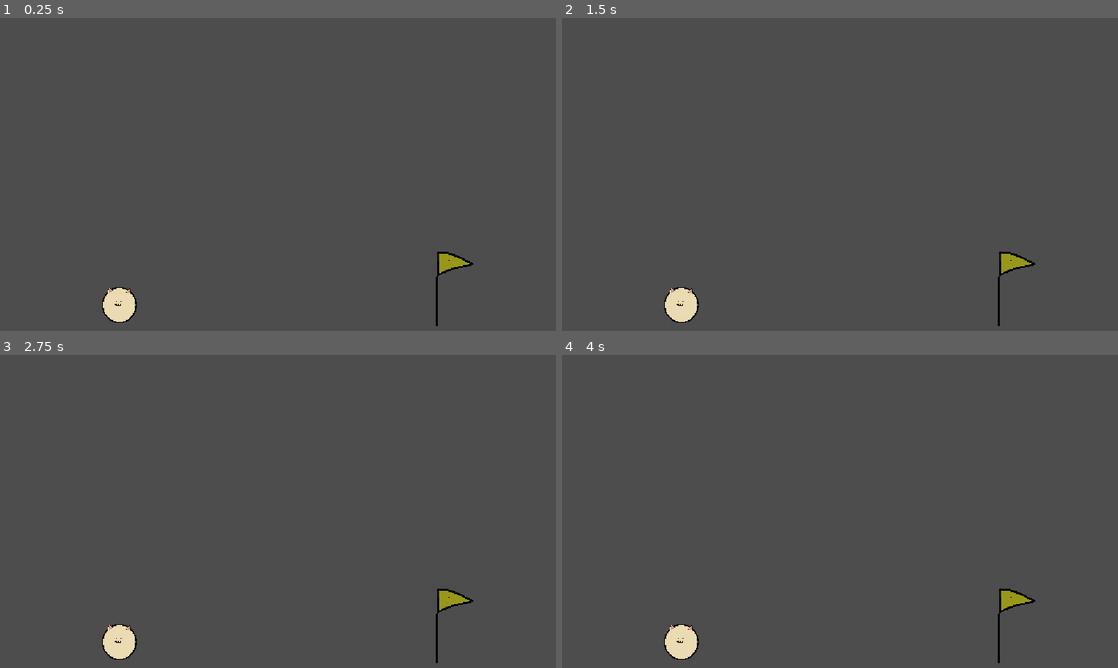
Above: before the commit, frames 1-4 (two rows, left to right).
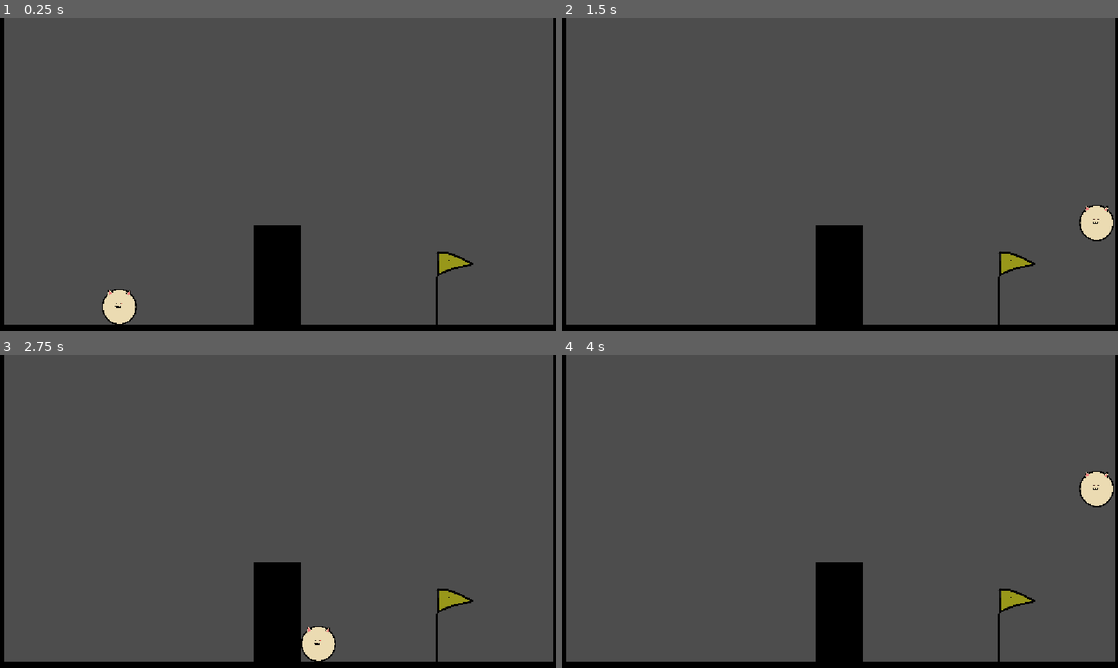
Above: after the commit, the same moments.

Repository: TGYT-Dev/haven
Game: Godot game, scene res://level1.tscn
Two runs of this game, one before a commit and one after it. Both use one fixed random seed, a clock stepped at 60 frames per second and the inputs below.
Inputs:
- Up to frame 1 (0.25 s): no input
- Up to frame 2 (1.5 s): tap Enter (ui_accept) at 0.5, 0.6, 0.77, 1.07, 1.35 s; hold Right (ui_right) from 0.53 s (still down)
- Up to frame 3 (2.75 s): tap Enter (ui_accept) at 1.52, 1.82, 2.1 s; release Right (ui_right) at 2.03 s; hold Left (ui_left) from 2.03 s (still down)
- Up to frame 4 (4 s): tap Enter (ui_accept) at 2.75, 2.85, 3.02, 3.32, 3.6, 3.77 s; release Left (ui_left) at 2.78 s; hold Right (ui_right) from 2.78 s (still down)

The runs differ from the first frame. In frame 1, 6.1% of the frame differs, in the area x 0-100%, y 0-100%; in frame 2, 7.1%; in frame 3, 7.1%; in frame 4, 7.1%.
Error before the commit: Parse Error: Member "velocity" redefined (original in native class 'CharacterBody2D') (res://cat_ball.gd:6)
Error after the commit: Invalid operands 'String' and 'int' in operator '+'. (res://area_2d.gd:9)

Commit message:
;skjf;klj

Diff:
--- a/area_2d.gd
+++ b/area_2d.gd
@@ -2,8 +2,11 @@
 
 var levelNum = 1
 
+
+
 func _on_body_entered(body: Node2D) -> void:
 	levelNum += 1
+	get_tree().change_scene_to_file("res://level"+levelNum)
 
 func _ready() -> void:
 	if not self.body_entered.is_connected(_on_body_entered):
--- a/cat_ball.gd
+++ b/cat_ball.gd
@@ -3,13 +3,19 @@
 
 const SPEED = 300.0
 const JUMP_VELOCITY = -400.0
-var velocity = 0
-
-func bounce():
-	velocity = velocity * 0.9
-	self.rotate(180)
 
 
 func _physics_process(delta: float) -> void:
-	if is_zero_approx(velocity):
-		velocity = 0
+	if not is_on_floor():
+		velocity += get_gravity() * delta
+
+	if Input.is_action_just_pressed("ui_accept") and is_on_floor():
+		velocity.y = JUMP_VELOCITY
+
+	var direction := Input.get_axis("ui_left", "ui_right")
+	if direction:
+		velocity.x = direction * SPEED
+	else:
+		velocity.x = move_toward(velocity.x, 0, SPEED)
+
+	move_and_slide()
--- a/level1.tscn
+++ b/level1.tscn
@@ -8,7 +8,7 @@
 size = Vector2(300, 20)
 
 [sub_resource type="RectangleShape2D" id="RectangleShape2D_dopym"]
-size = Vector2(25, 236.5)
+size = Vector2(25, 360.5)
 
 [sub_resource type="RectangleShape2D" id="RectangleShape2D_ootpb"]
 size = Vector2(25, 74.5)
@@ -26,12 +26,44 @@
 shape = SubResource("RectangleShape2D_dopym")
 
 [node name="CollisionShape2D3" type="CollisionShape2D" parent="StaticBody2D" unique_id=825138710]
-position = Vector2(162, -107.75)
+position = Vector2(162, -169.75)
 shape = SubResource("RectangleShape2D_dopym")
 
 [node name="CollisionShape2D4" type="CollisionShape2D" parent="StaticBody2D" unique_id=1103386741]
 position = Vector2(0, -26.75)
 shape = SubResource("RectangleShape2D_ootpb")
+
+[node name="ColorRect" type="ColorRect" parent="StaticBody2D" unique_id=759744819]
+offset_left = -175.0
+offset_top = -10.0
+offset_right = -135.0
+offset_bottom = 30.0
+scale = Vector2(8.76, 1)
+color = Color(0, 0, 0, 1)
+
+[node name="ColorRect2" type="ColorRect" parent="StaticBody2D" unique_id=1938691216]
+offset_left = -175.0
+offset_top = -10.0
+offset_right = -135.0
+offset_bottom = 30.0
+scale = Vector2(0.63659275, -6.760406)
+color = Color(0, 0, 0, 1)
+
+[node name="ColorRect3" type="ColorRect" parent="StaticBody2D" unique_id=197482367]
+offset_left = 150.0
+offset_top = -8.0
+offset_right = 190.0
+offset_bottom = 32.0
+scale = Vector2(0.63659275, -6.760406)
+color = Color(0, 0, 0, 1)
+
+[node name="ColorRect4" type="ColorRect" parent="StaticBody2D" unique_id=508376428]
+offset_left = -13.000001
+offset_top = 206.0
+offset_right = 27.0
+offset_bottom = 246.0
+scale = Vector2(0.63659275, -6.760406)
+color = Color(0, 0, 0, 1)
 
 [node name="Area2D" parent="." unique_id=1451696298 instance=ExtResource("2_ootpb")]
 position = Vector2(99, -37)
